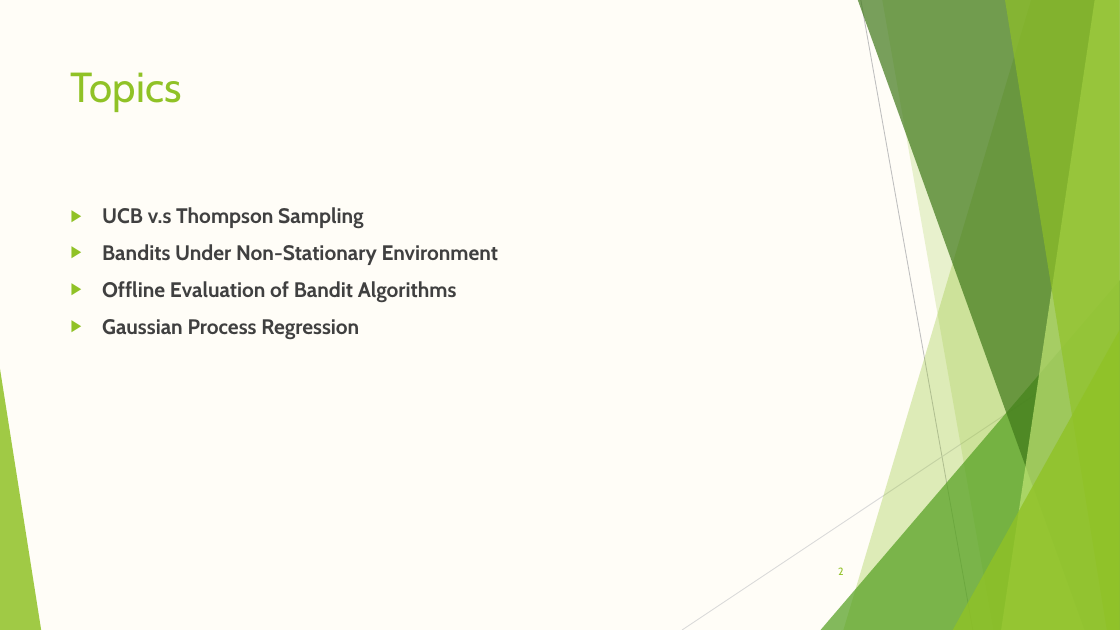
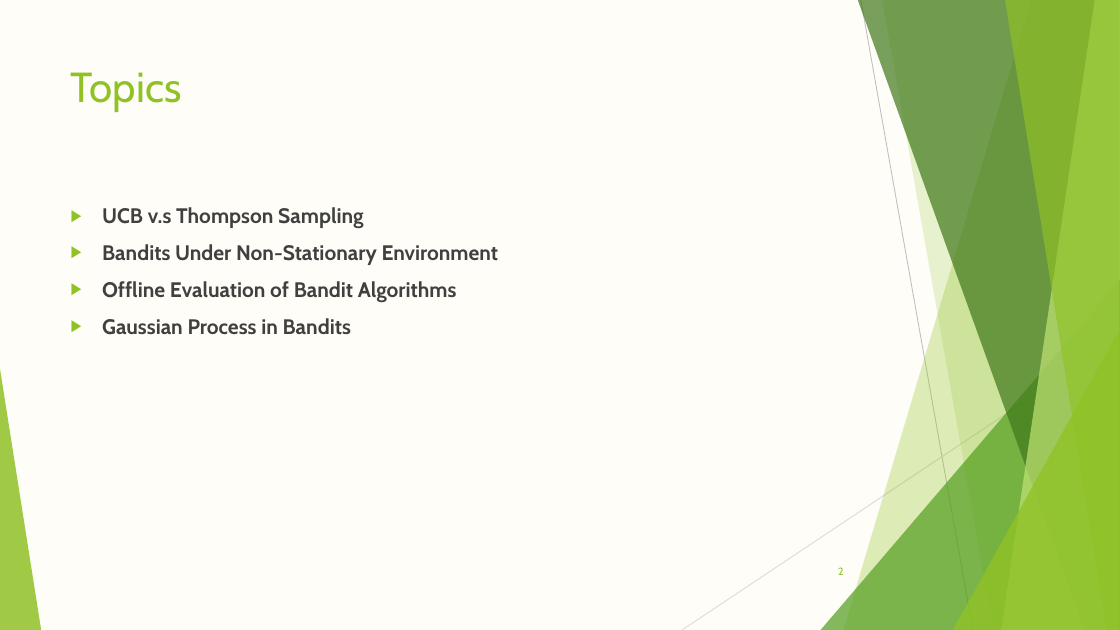
Before and after one commit to stephengou/Contextual-Multi-Armed-Bandit, a slide deck: slide 2 of Bandits Presentation.pptx. Drawn at 1120x630 pixels with LibreOffice and Linux fonts; fonts in the diff are those of the drawing. Boxes give left, top, right and bottom in pixels: in the first picture for what was removed or moved away, otherwise in the second. Text is boxed around its words. In the diff, an @@ line names an element or a change of style, - is before the commit and + after.

```diff
--- a/Bandits Presentation.pptx
+++ b/Bandits Presentation.pptx
@@ text at bbox=[102, 318, 351, 335]: text changed @@
-▶ Gaussian Process Regression
+▶ Gaussian Process in Bandits
```
Also in this commit, not shown: 2 other slides changed, 3 slides added.
